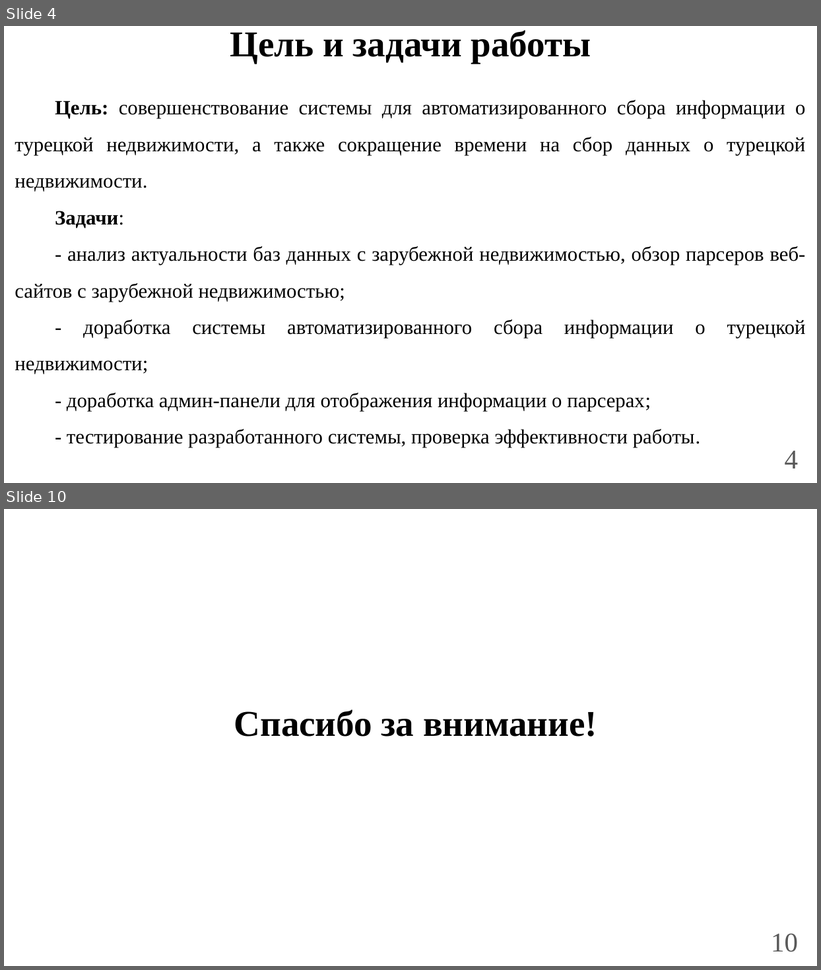
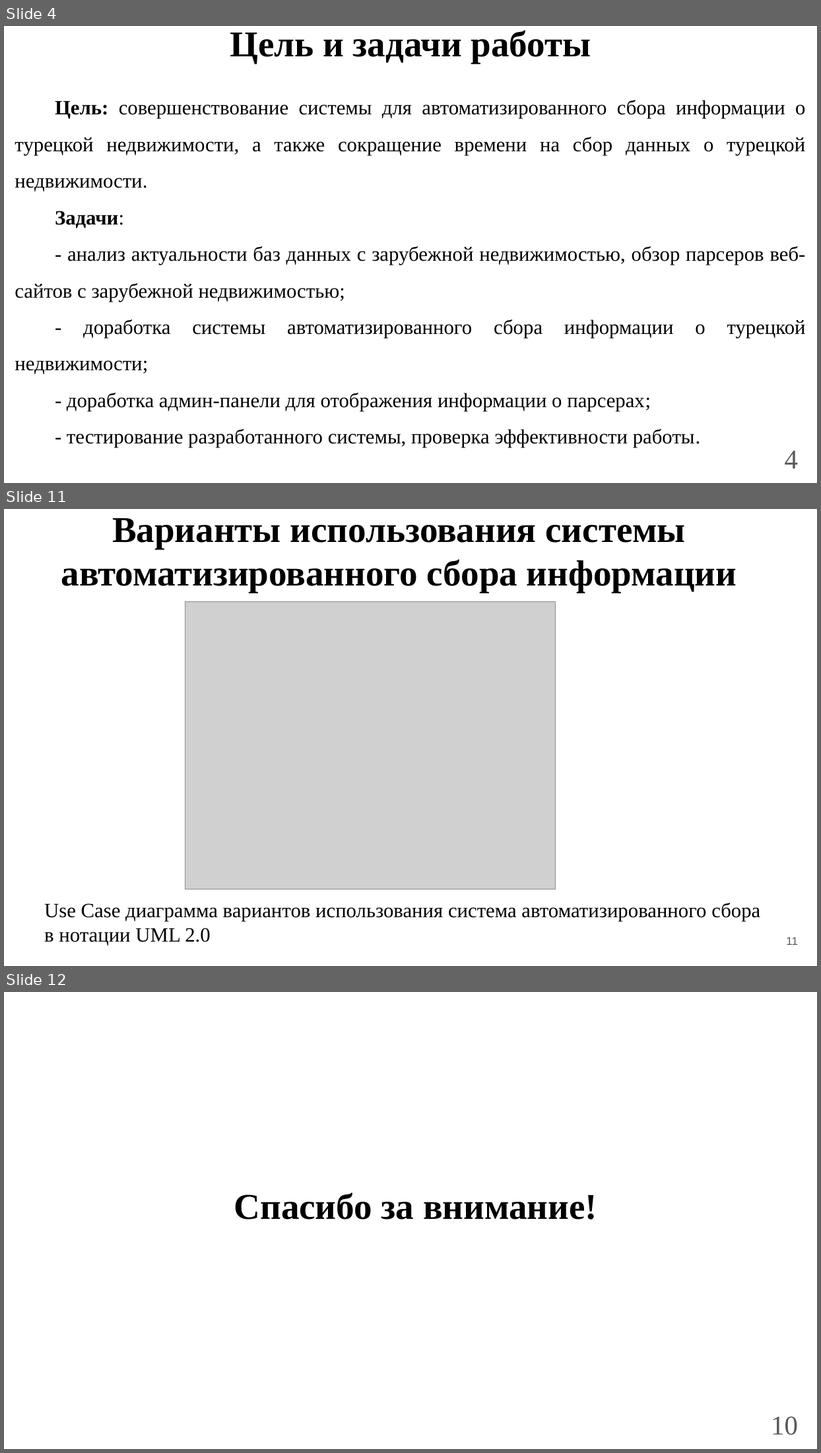
Before and after one commit to OkejoTM/Diploma, a slide deck: Presentation.pptx. Shown one above the other, each under a label of ours: slides 4 and 10 before the commit, slides 4, 11 and 12 after it; the slides between them are not shown. The pictures are 821x970 and 821x1453 pixels, drawn with LibreOffice and Linux fonts; fonts in the diff are those of the drawing; grey boxes stand for pictures. Boxes give left, top, right and bottom in pixels: in the first picture for what was removed or moved away, otherwise in the second. Text is boxed around its words. In the diff, an @@ line names an element or a change of style, - is before the commit and + after.

```diff
--- a/Presentation.pptx
+++ b/Presentation.pptx
@@ slide 11 added at (4, 509, 817, 966), background #FFFFFF @@
@@ title added at (61, 518, 737, 592), 32.2 pt, text #000000, bold @@
+Варианты использования системы автоматизированного сбора информации
@@ picture added at (186, 601, 555, 890) @@
@@ text added at (44, 903, 760, 946), 18 pt, text #000000 @@
+Use Case диаграмма вариантов использования система автоматизированного сбора в нотации UML 2.0
@@ page number added at (786, 937, 798, 945), 10 pt, text #595959 @@
+11
@@ what was slide 10 is now slide 12 @@
```
Also in this commit, not shown: 7 slides changed, 5 other slides added, 1 slide removed, 9 other files.
